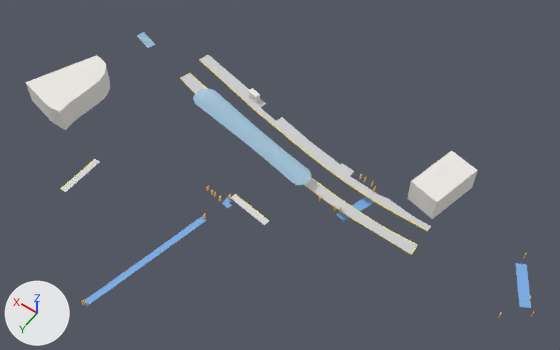
The glTF model bern-research/stations/models/8507069-ittigen-bei-bern.glb: old version first, new version second.
One viewpoint serves both versions: a camera (50 mm lens) standing at (-142.4, 172.8, 234.2) and looking at (-40.5, 30.2, 10.1). The axes (+X, +Y, +Z) are drawn at lower left. The lights are the same throughout. The first picture is the older version.

Objects in the first picture: 'boarding_edge@0', 'building_part@x', 'passage@-1', 'passage@x', 'platform_body@0', 'platform_surface@0', 'roof@0' and 1 more.
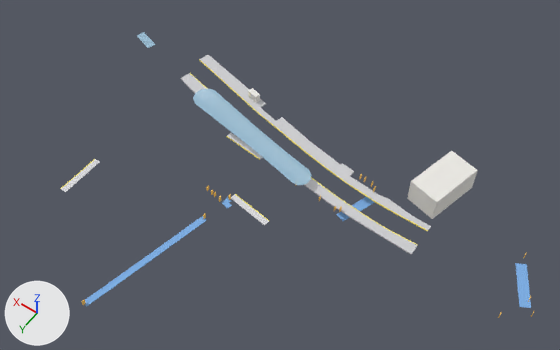
Boxes [x1, y1, x2, y2] around the edits, measured in the pictures (560 x 350 px):
'building_part@x', reshaped (49% narrower, 20% shorter): before [26, 55, 478, 219]; after [248, 88, 478, 219]
'boarding_edge@0', reshaped: before [61, 59, 428, 255]; after [61, 59, 428, 246]
'platform_body@0', reshaped (38% taller): before [61, 159, 269, 226]; after [61, 133, 269, 226]
part 1 of me_boarding_edge_0, added: after [226, 136, 260, 160]
part 2 of me_boarding_edge_0, deleted: before [180, 78, 410, 254]
part 3 of me_platform_body_0, added: after [227, 133, 263, 159]
part 4 of me_building_part_x, deleted: before [26, 55, 110, 130]

What the commit changed:
me_boarding_edge_0 is used by ob_boarding_edge_0; location (0.0, 0.0, 0.0).
me_boarding_edge_0 had 136 vertices, 252 faces and spanned x -94.6..29.5, y -7.8..78.0, z -0.6..2.0.
me_boarding_edge_0 now has 92 vertices, 164 faces and spans x -94.4..29.5, y -7.8..78.0, z -0.6..2.0.
me_boarding_edge_0 part 1: the loose piece of 8 vertices spanning x -45.1..-27.2, y 40.6..43.5, z -0.6..-0.3 is copied, and the copy is scaled about its middle by (-1, -0.756, 1), then moved by (20.0, -21.0, 0.3); it spans x -25.1..-7.2, y 19.9..22.1, z -0.3..0.0.
me_boarding_edge_0 part 2: the loose piece of 40 vertices spanning x -94.5..28.8, y 5.6..25.8, z -0.3..0.0 is deleted.
Other edits to the shape of me_boarding_edge_0 do not show in these pictures.
me_platform_body_0 is used by ob_platform_body_0; location (0.0, 0.0, 0.0).
me_platform_body_0 had 16 vertices, 24 faces and spanned x -45.1..26.0, y 40.8..78.1, z -0.6..2.0.
me_platform_body_0 now has 24 vertices, 36 faces and spans x -45.1..26.0, y 17.6..78.1, z -0.6..2.0.
me_platform_body_0 part 3: the loose piece of 8 vertices spanning x -45.1..-26.9, y 40.8..45.8, z -0.6..-0.3 is copied, and the copy is turned -178 degrees about the z axis through its middle, then moved by (19.7, -23.5, 0.3); it spans x -25.3..-7.2, y 17.6..22.0, z -0.3..0.0.
me_building_part_x is used by ob_building_part_x; location (0.0, 0.0, 0.0).
me_building_part_x had 42 vertices, 72 faces and spanned x -98.0..70.0, y -16.0..55.0, z 0.0..10.0.
me_building_part_x now has 16 vertices, 24 faces and spans x -98.0..-1.0, y -16.0..8.0, z 0.0..10.0.
me_building_part_x part 4: the loose piece of 26 vertices spanning x 47.0..70.0, y 23.0..55.0, z 0.0..10.0 is deleted.
